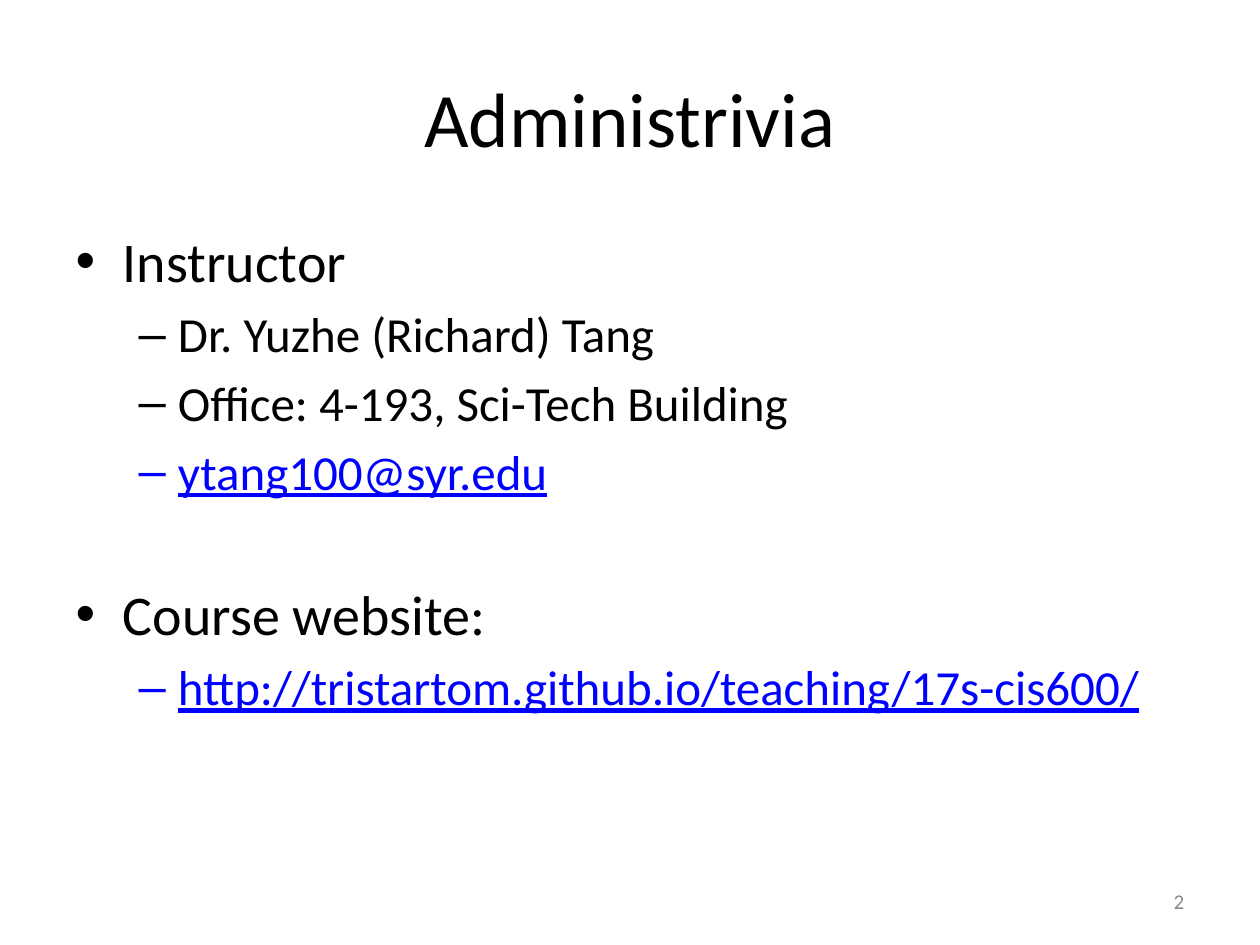
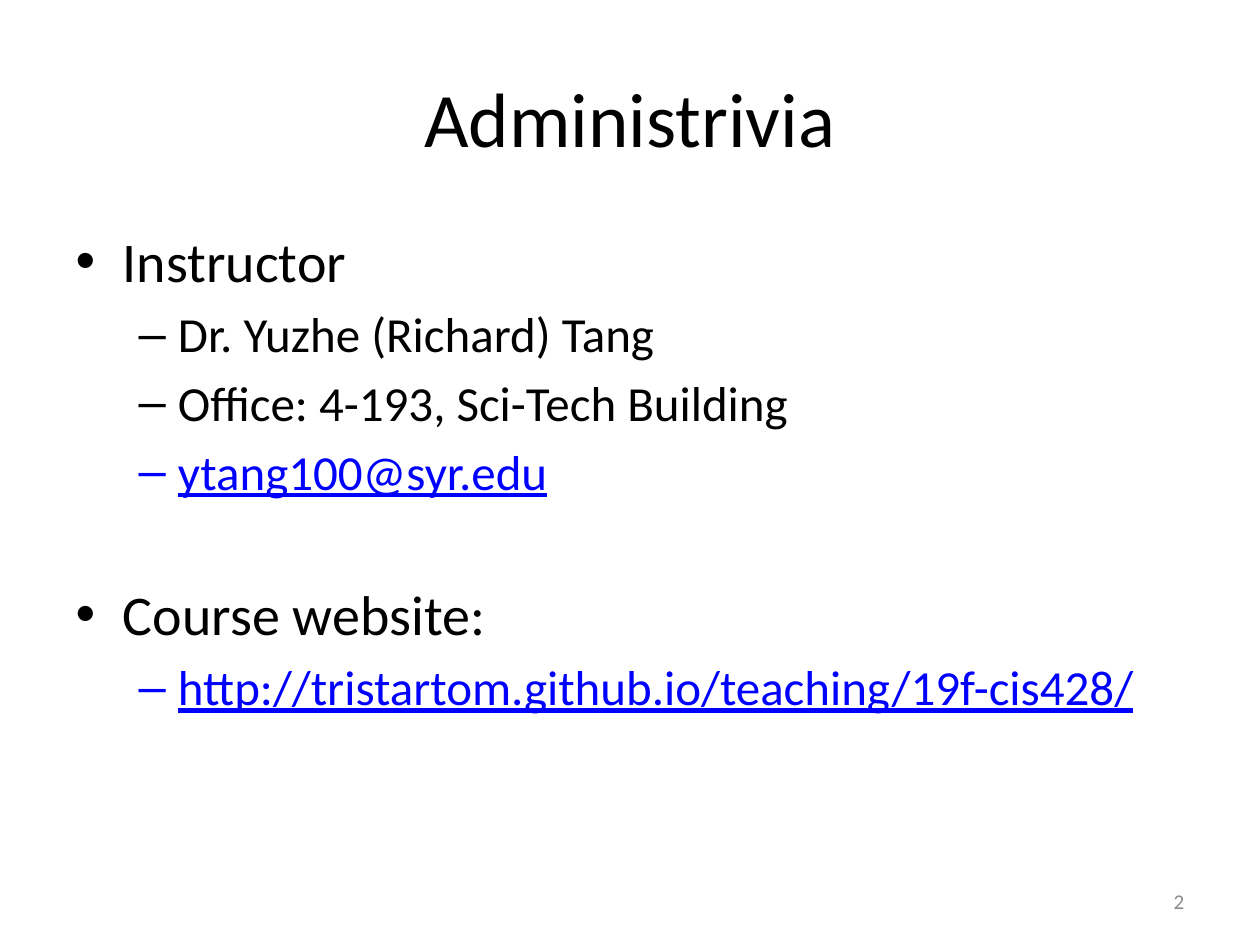
Before and after one commit to tristartom/tristartom.github.io, a slide deck: slide 2 of teaching/19f-cis428/Class-00.pptx. Drawn at 1260x945 pixels with LibreOffice and Linux fonts; fonts in the diff are those of the drawing. Boxes give left, top, right and bottom in pixels: in the first picture for what was removed or moved away, otherwise in the second. Text is boxed around its words. In the diff, an @@ line names an element or a change of style, - is before the commit and + after.

```diff
--- a/teaching/19f-cis428/Class-00.pptx
+++ b/teaching/19f-cis428/Class-00.pptx
@@ text at [178,671,1133,714]: text changed @@
-  – http://tristartom.github.io/teaching/17s-cis600/
+  – http://tristartom.github.io/teaching/19f-cis428/
```
Also in this commit, not shown: 1 other slide changed, 1 other file.
